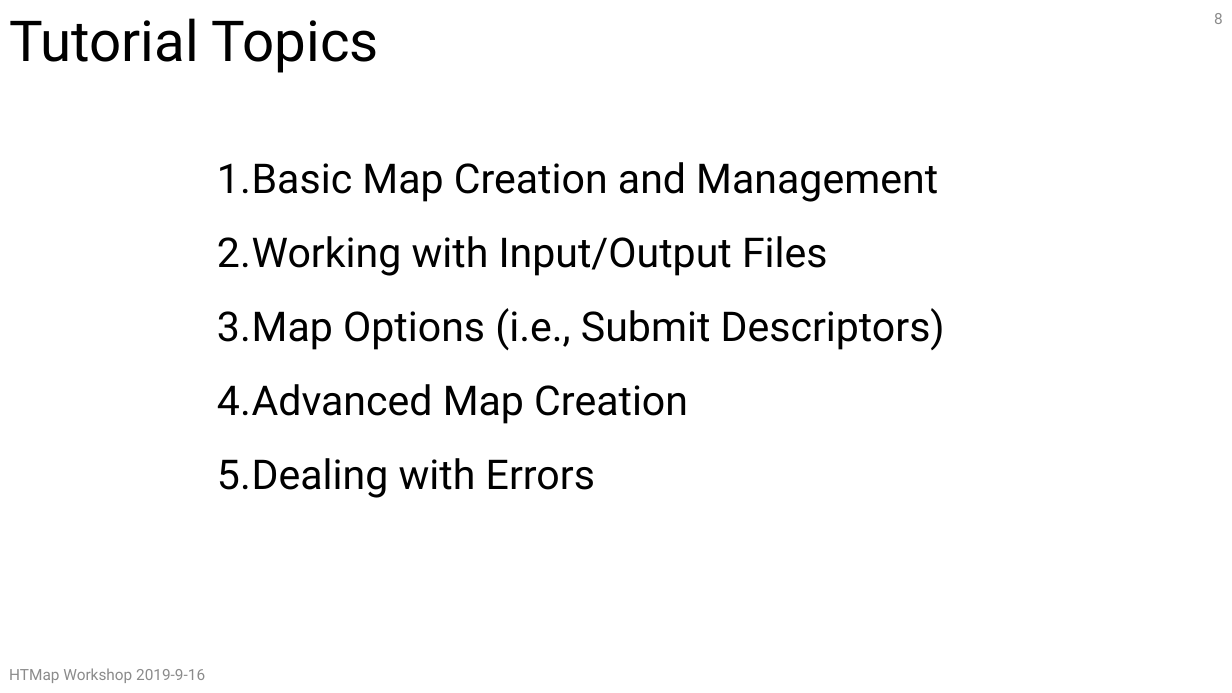
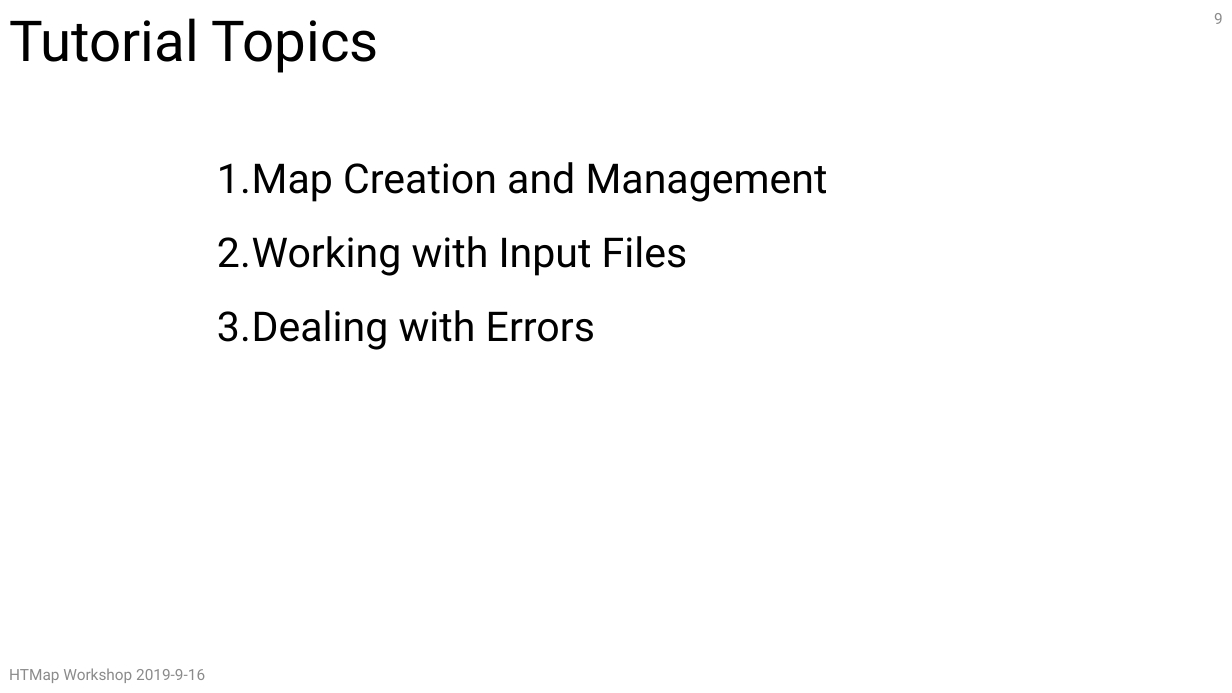
Before and after one commit to CHTC/htmap-workshop-materials, a slide deck: slide 9 of slides/HTMapWorkshop.pptx (slide 8 before the commit). Drawn at 1232x693 pixels with LibreOffice and Linux fonts; fonts in the diff are those of the drawing. Boxes give left, top, right and bottom in pixels: in the first picture for what was removed or moved away, otherwise in the second. Text is boxed around its words. In the diff, an @@ line names an element or a change of style, - is before the commit and + after.

Commit message:
reorg, add new slide on built-in map, add text file for transfer tutorial

```diff
--- a/slides/HTMapWorkshop.pptx
+++ b/slides/HTMapWorkshop.pptx
@@ text at <box>217,162,828,276</box>: text changed @@
-1. Basic Map Creation and Management
-2. Working with Input/Output Files
-3. Map Options (i.e., Submit Descriptors)
-4. Advanced Map Creation
+1. Map Creation and Management
+2. Working with Input Files
```
Also in this commit, not shown: 4 other slides changed, 1 slide added, 6 other files.
